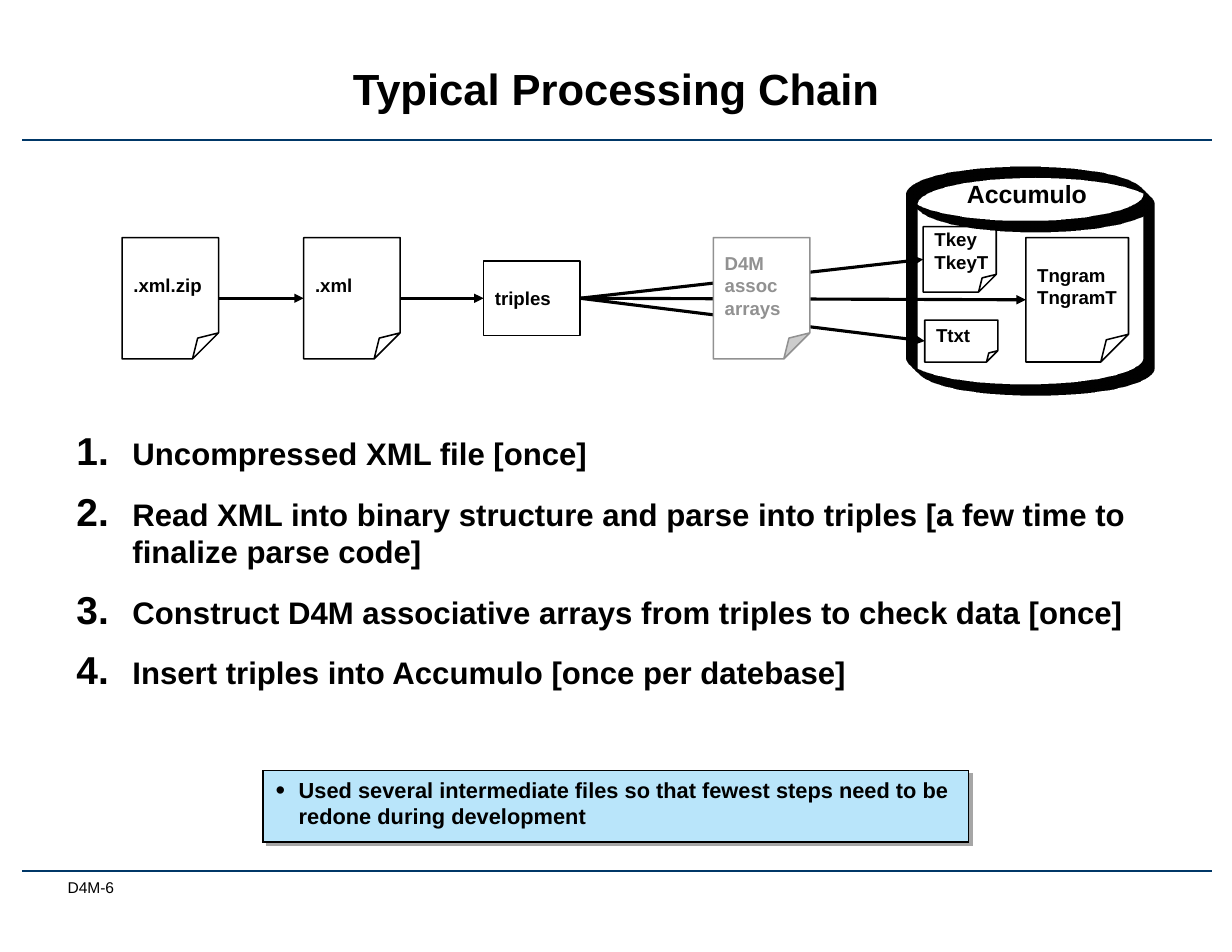
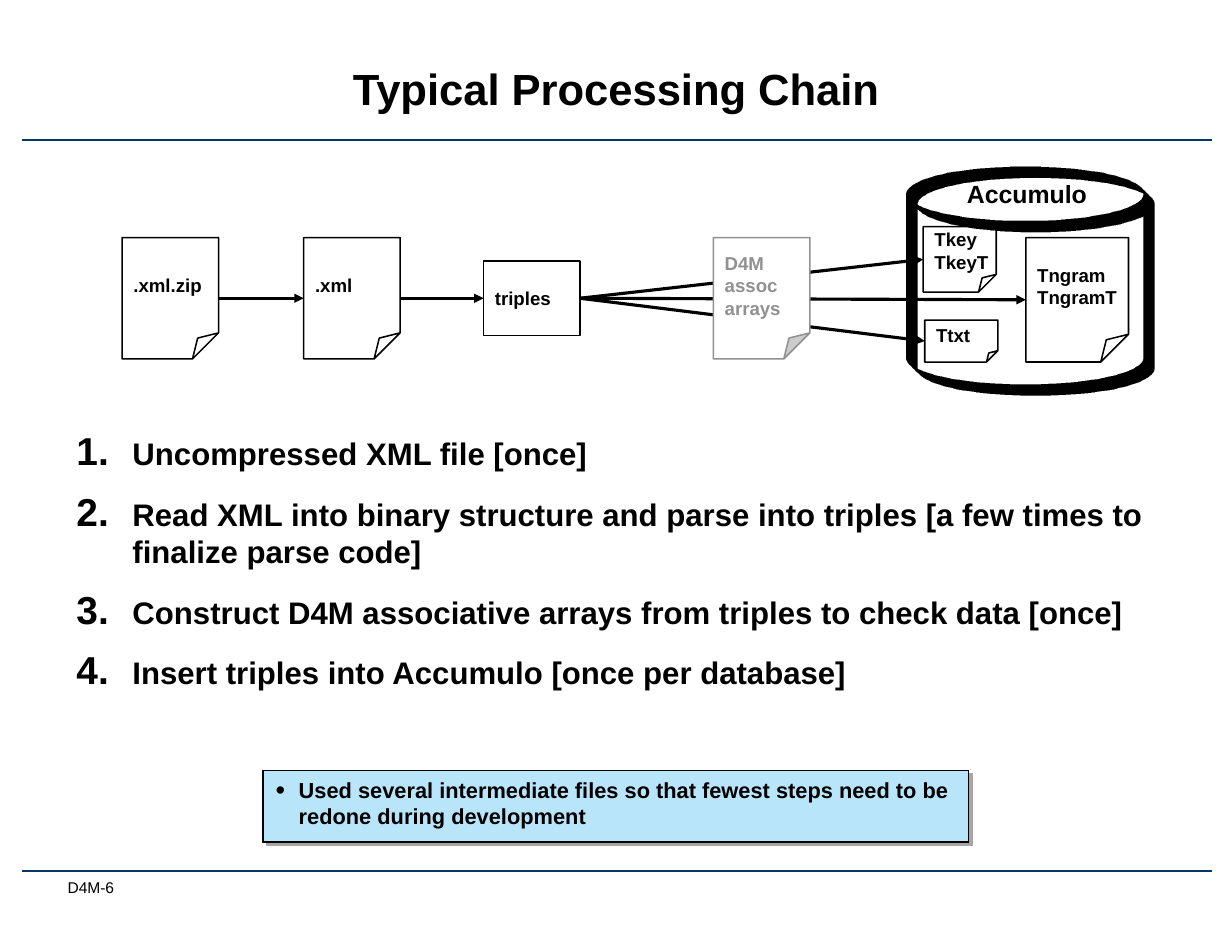
Before and after one commit to Accla/d4m, a slide deck: slide 6 of docs/Lec01-AssocArrays.pptx. Drawn at 1232x952 pixels with LibreOffice and Linux fonts; fonts in the diff are those of the drawing; background and template pictures are left out. Boxes give left, top, right and bottom in pixels: in the first picture for what was removed or moved away, otherwise in the second. Text is boxed around its words. In the diff, an @@ line names an element or a change of style, - is before the commit and + after.

Commit message:
fixed some typos

```diff
--- a/docs/Lec01-AssocArrays.pptx
+++ b/docs/Lec01-AssocArrays.pptx
@@ text at bbox=[132, 503, 1142, 569]: text changed @@
-2. Read XML into binary structure and parse into triples [a few time to finalize parse code]
+2. Read XML into binary structure and parse into triples [a few times to finalize parse code]
@@ text at bbox=[132, 661, 845, 691]: text changed @@
-4. Insert triples into Accumulo [once per datebase]
+4. Insert triples into Accumulo [once per database]
```
Also in this commit, not shown: 2 other slides changed.
